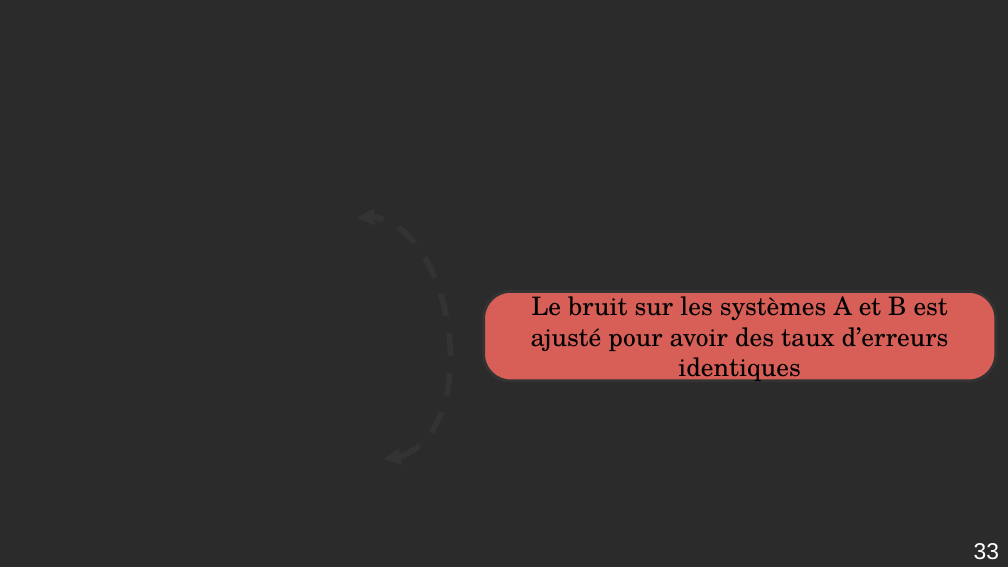
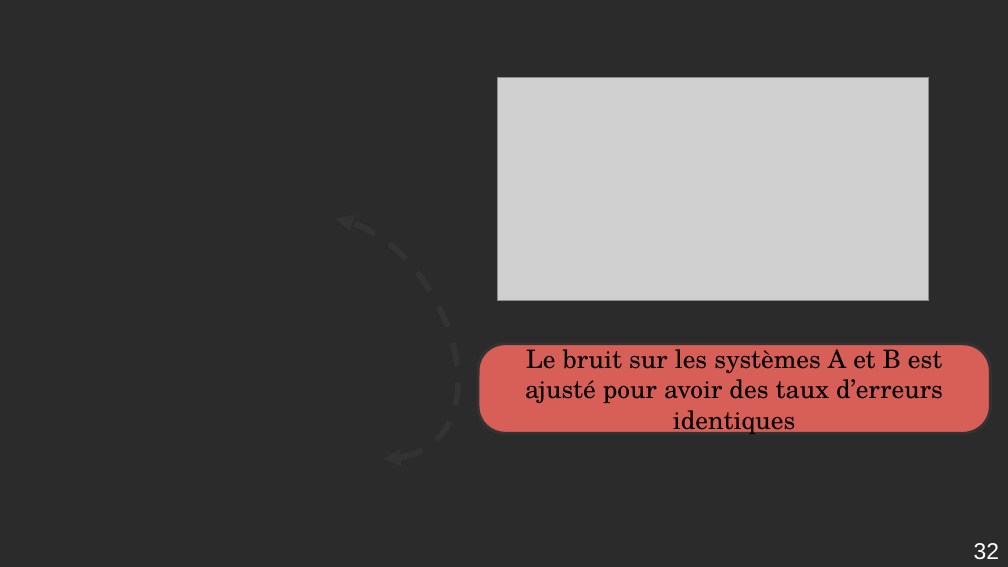
Before and after one commit to AmdaU/presentations, a slide deck: slide 32 of Seminaire/Seminaire.odp (slide 33 before the commit). Drawn at 1008x567 pixels with LibreOffice and Linux fonts; fonts in the diff are those of the drawing; grey boxes stand for pictures; background and template pictures are left out; a plain dark background stands for a picture behind light text. Boxes give left, top, right and bottom in pixels: in the first picture for what was removed or moved away, otherwise in the second. Text is boxed around its words. In the diff, an @@ line names an element or a change of style, - is before the commit and + after.

```diff
--- a/Seminaire/Seminaire.odp
+++ b/Seminaire/Seminaire.odp
@@ picture added at (x1=498, y1=77, x2=929, y2=301) @@
@@ rounded rectangle "Le bruit sur les systèmes ..." moved from (x1=484, y1=292, x2=996, y2=381) to (x1=478, y1=344, x2=991, y2=434) @@
@@ page number at (x1=974, y1=543, x2=999, y2=560): text changed @@
-33
+32
```
Also in this commit, not shown: 5 other slides changed, 5 other files.
